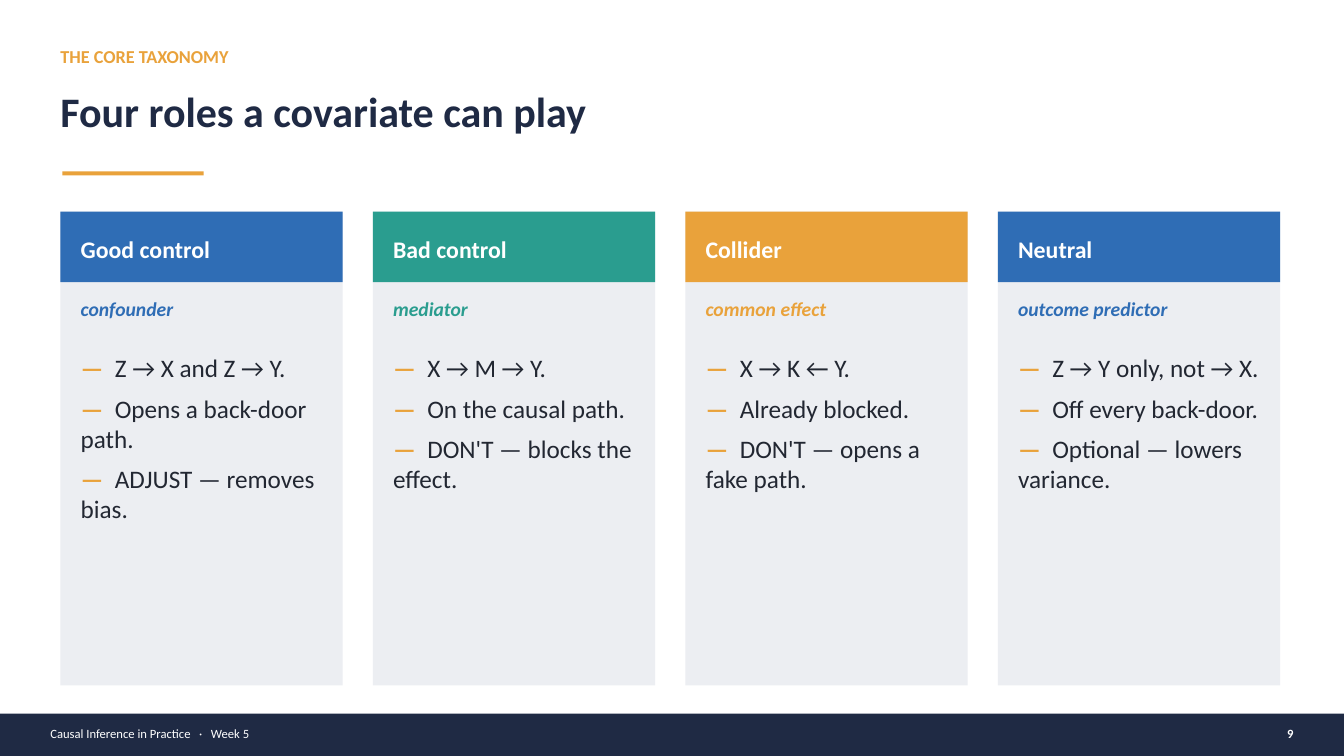
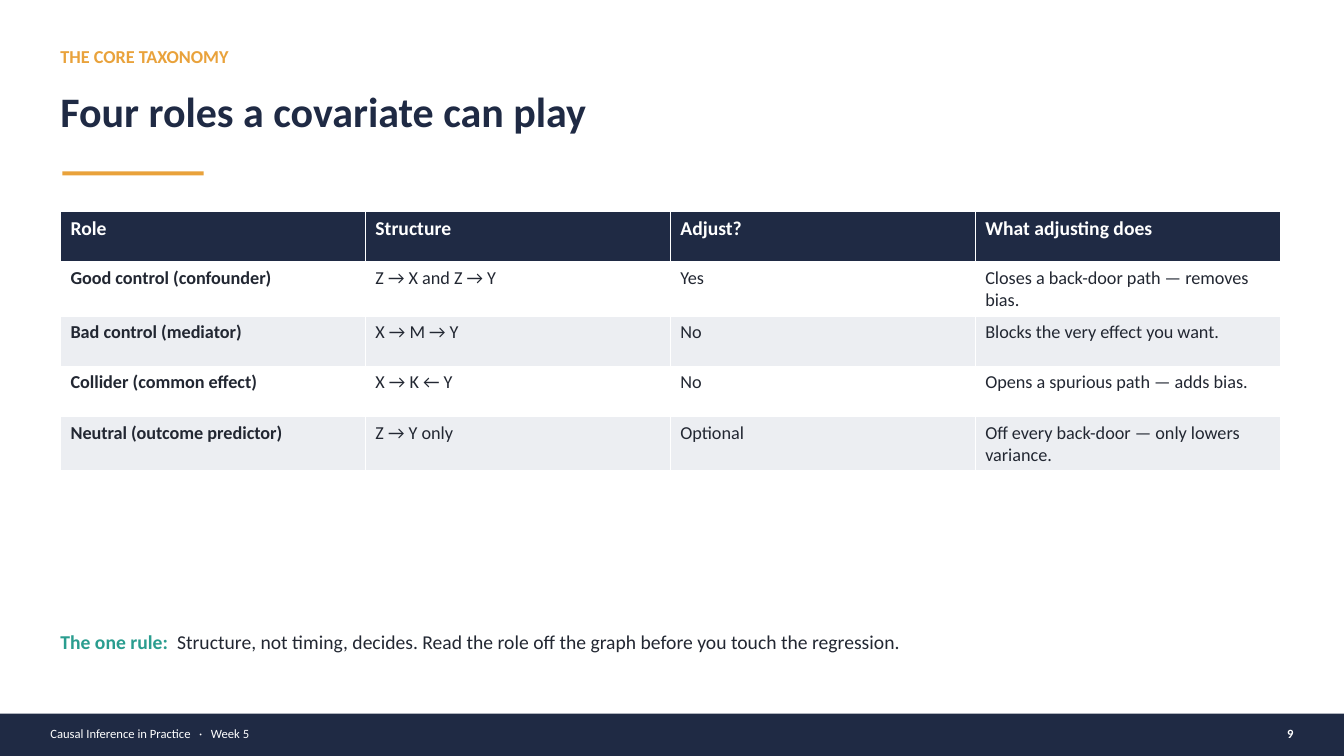
Before and after one commit to tvthienbk/biofx_python, a slide deck: slide 13 of Causal_Inference_Course/Week05_Regression_Adjustment/Week05_Regression_Adjustment_Lecture.pptx. Drawn at 1344x756 pixels with LibreOffice and Linux fonts; fonts in the diff are those of the drawing. Boxes give left, top, right and bottom in pixels: in the first picture for what was removed or moved away, otherwise in the second. Text is boxed around its words. In the diff, an @@ line names an element or a change of style, - is before the commit and + after.

```diff
--- a/Causal_Inference_Course/Week05_Regression_Adjustment/Week05_Regression_Adjustment_Lecture.pptx
+++ b/Causal_Inference_Course/Week05_Regression_Adjustment/Week05_Regression_Adjustment_Lecture.pptx
@@ rectangle removed at [60, 212, 343, 686] @@
@@ rectangle removed at [60, 212, 343, 282] @@
@@ table added at [60, 212, 1278, 465], 5 rows, 4 columns @@
+Role | Structure | Adjust? | What adjusting does
+Good control (confounder) | Z → X and Z → Y | Yes | Closes a back-door path — removes bias.
+Bad control (mediator) | X → M → Y | No | Blocks the very effect you want.
+Collider (common effect) | X → K ← Y | No | Opens a spurious path — adds bias.
+Neutral (outcome predictor) | Z → Y only | Optional | Off every back-door — only lowers variance.
@@ rectangle removed at [373, 212, 655, 686] @@
@@ rectangle removed at [373, 212, 655, 282] @@
@@ rectangle removed at [686, 212, 968, 686] @@
@@ rectangle removed at [686, 212, 968, 282] @@
@@ rectangle removed at [998, 212, 1280, 686] @@
@@ rectangle removed at [998, 212, 1280, 282] @@
@@ text removed at [81, 241, 210, 258] @@
-Good control
@@ text removed at [393, 241, 506, 258] @@
-Bad control
@@ text removed at [706, 241, 782, 258] @@
-Collider
@@ text removed at [1018, 241, 1092, 258] @@
-Neutral
@@ text removed at [81, 302, 174, 319] @@
-confounder
@@ text removed at [393, 302, 468, 316] @@
-mediator
@@ text removed at [706, 302, 827, 316] @@
-common effect
@@ text removed at [1018, 302, 1167, 319] @@
-outcome predictor
@@ text removed at [81, 359, 315, 518] @@
-— Z → X and Z → Y.
-— Opens a back-door path.
-— ADJUST — removes bias.
@@ text removed at [1018, 359, 1258, 488] @@
-— Z → Y only, not → X.
-— Off every back-door.
-— Optional — lowers variance.
@@ text removed at [393, 361, 631, 488] @@
-— X → M → Y.
-— On the causal path.
-— DON'T — blocks the effect.
@@ text removed at [706, 361, 920, 492] @@
-— X → K ← Y.
-— Already blocked.
-— DON'T — opens a fake path.
@@ text added at [60, 635, 899, 653], 14 pt, text #222732 @@
+The one rule: Structure, not timing, decides. Read the role off the graph before you touch the regression.
```
Also in this commit, not shown: 16 other files.
